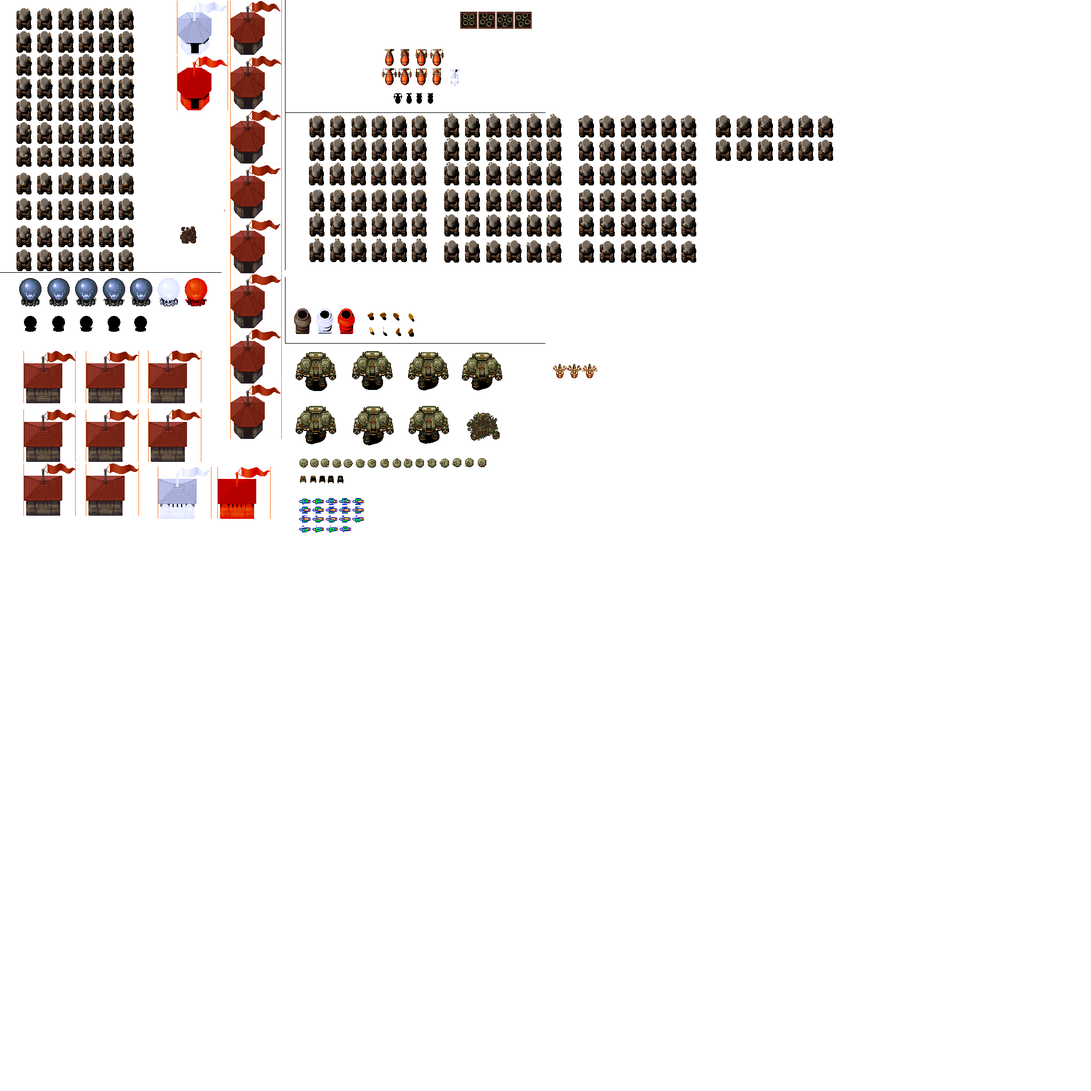
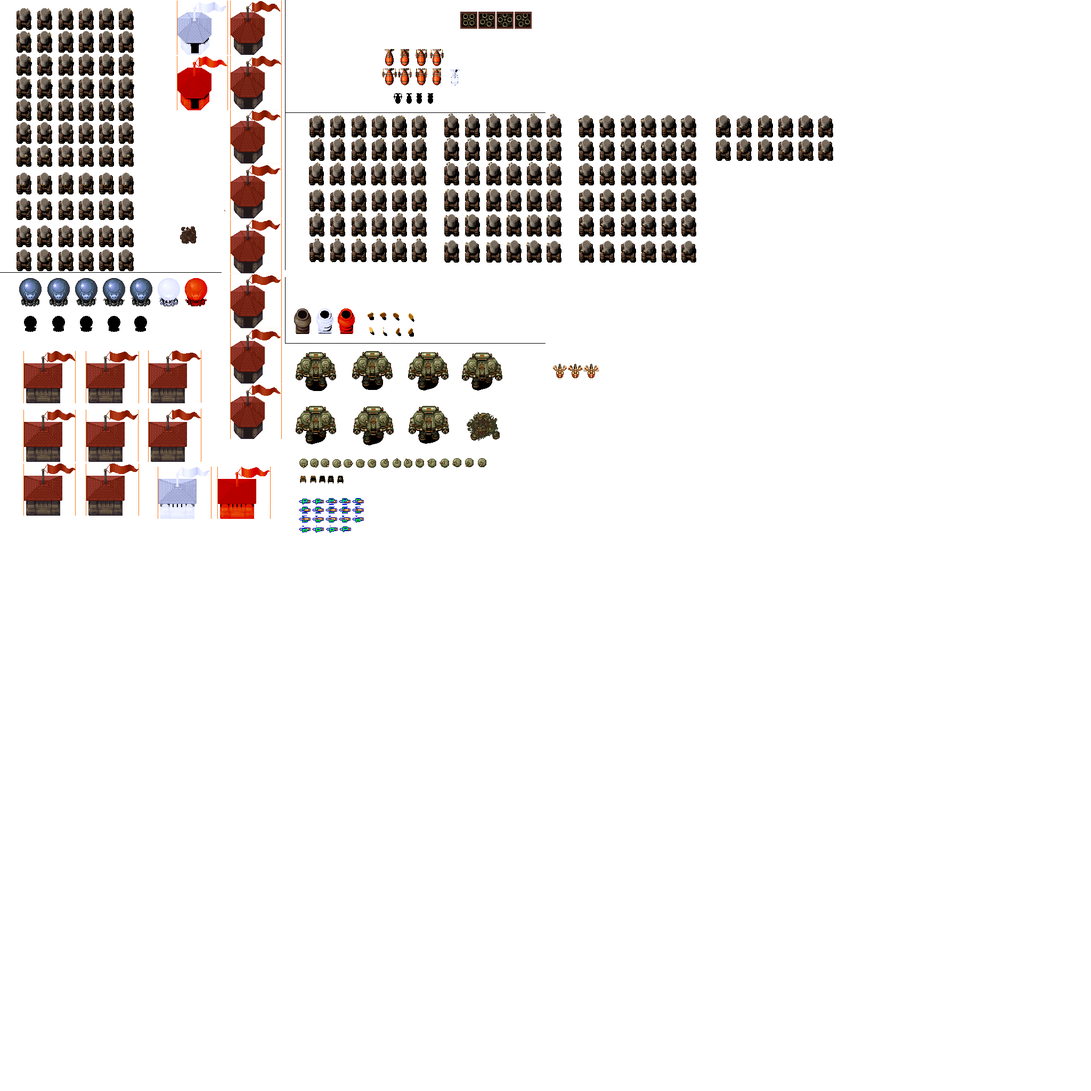
Before/after of a w=1091, h=1091 layered artwork. What changed in the layer stack:
painted on "Capa 108" over [567, 362, 600, 380]
